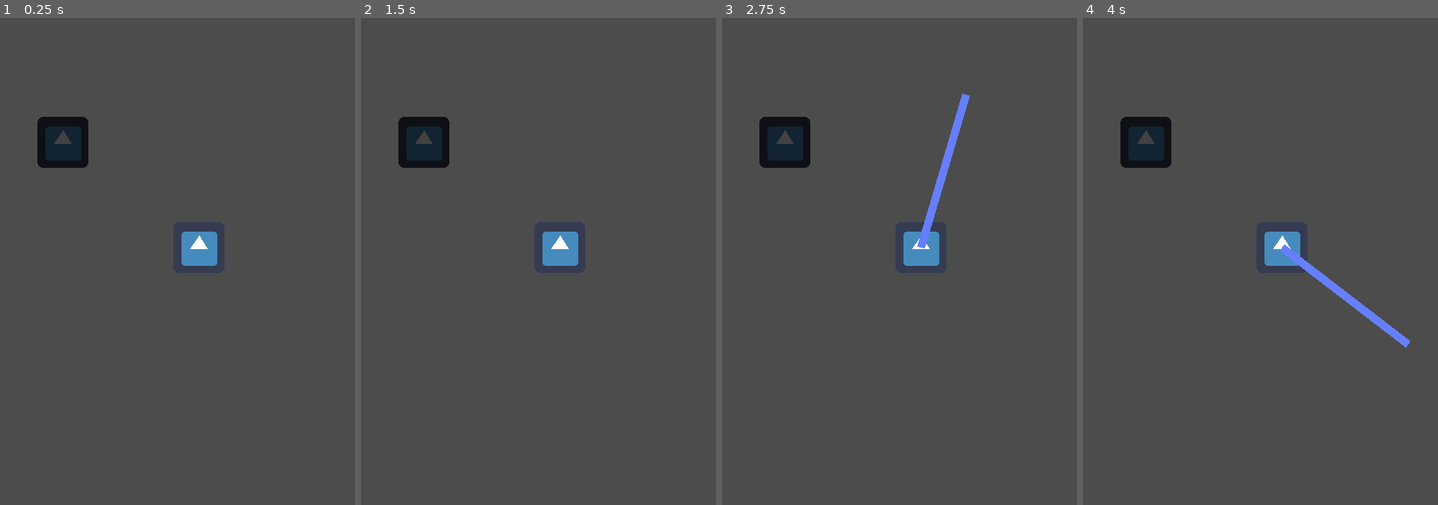
Above: before the commit, frames 1-4 (left to right).
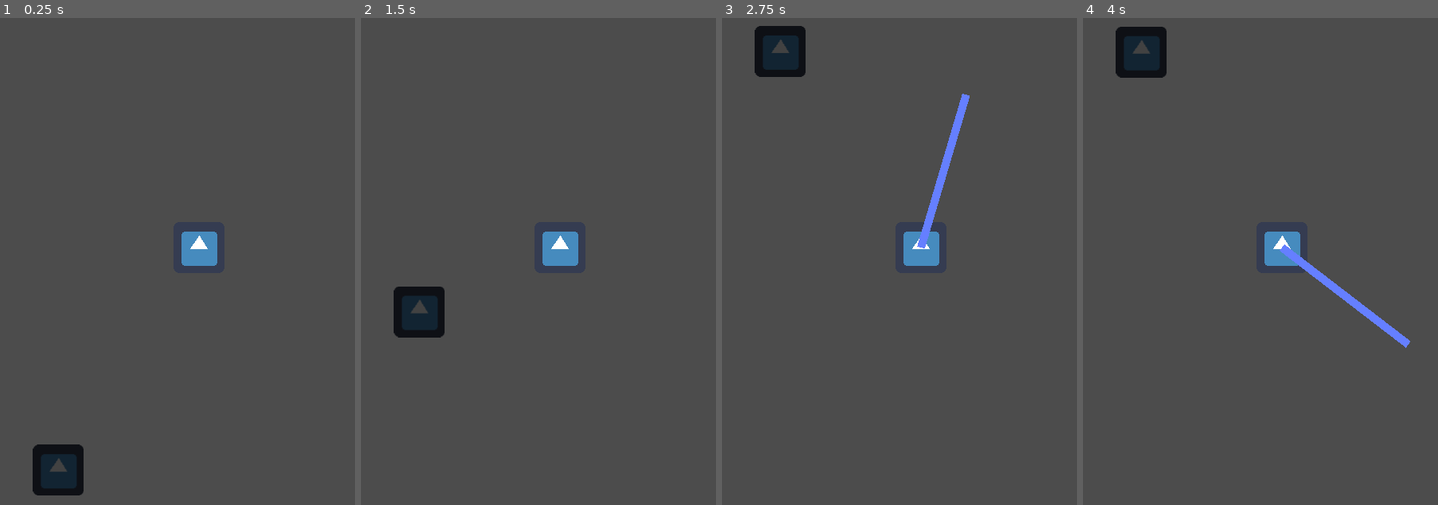
Above: after the commit, the same moments.

Repository: theludovyc/Godot_Potat0sJam6
Game: Godot game, scene res://Scene/Bounce.tscn
Same seed, same stepped clock (60 frames per second), same inputs: the game is played once before the commit and once after it. The engine's default icon, where the game draws it, is replaced by a stand-in: a white triangle on a blue panel in a dark square.
Inputs (mouse positions are in pixels of both pictures, inside the frame that each line leads up to):
- Up to frame 1 (0.25 s): no input
- Up to frame 2 (1.5 s): tap Enter (ui_accept) at 0.5, 0.77 s; move the mouse to (648, 217) at 0.52 s; press the mouse at (648, 217) at 0.53 s; hold Right (ui_right) 0.53-1.28 s; move the mouse to (481, 276) at 1.27 s; release the mouse at (481, 276) at 1.28 s; hold Left (ui_left) from 1.28 s (still down); click (481, 276) at 1.35 s
- Up to frame 3 (2.75 s): tap Enter (ui_accept) at 1.52 s; move the mouse to (959, 110) at 2.02 s; release Left (ui_left) at 2.03 s; press the mouse at (959, 110) at 2.03 s; hold Right (ui_right) from 2.03 s (still down)
- Up to frame 4 (4 s): tap Enter (ui_accept) at 2.75, 3.02, 3.5, 3.77 s; move the mouse to (1260, 368) at 2.77 s; release the mouse at (1260, 368) at 2.78 s; click (1260, 368) at 2.85 s; move the mouse to (1402, 339) at 3.52 s; release Right (ui_right) at 3.53 s; press the mouse at (1402, 339) at 3.53 s; hold Left (ui_left) from 3.53 s (still down)

The runs differ from the first frame. In frame 1, 2.8% of the frame differs, in the area x 9-25%, y 20-99%; in frame 2, 2.8%; in frame 3, 2.8%; in frame 4, 2.8%.

Commit message:
bounce on wall

Diff:
--- a/Scene/Bounce.tscn
+++ b/Scene/Bounce.tscn
@@ -37,5 +37,5 @@
 
 [node name="Sprite" type="Sprite" parent="."]
 modulate = Color( 0.262745, 0.262745, 0.262745, 1 )
-position = Vector2( 74.9533, 73.5391 )
+position = Vector2( 69.2901, 490.732 )
 texture = ExtResource( 1 )
--- a/Scene/Game.tscn
+++ b/Scene/Game.tscn
@@ -6,7 +6,6 @@
 [ext_resource path="res://Script/RaquetteIA.gd" type="Script" id=4]
 [ext_resource path="res://Script/Raquette.gd" type="Script" id=5]
 [ext_resource path="res://Scene/Raquette.tscn" type="PackedScene" id=6]
-
 
 [sub_resource type="RectangleShape2D" id=1]
 extents = Vector2( 32, 32 )
--- a/Script/Balle1.gd
+++ b/Script/Balle1.gd
@@ -4,7 +4,9 @@
 # Declare member variables here. Examples:
 # var a = 2
 # var b = "text"
-const GRAV = 200.0
+const SPEED = 200.0
+
+const GRAV = -0.015
 
 var launch := false
 
@@ -19,6 +21,10 @@
 
 const lineLenght = 200
 
+var vel := Vector2.ZERO
+
+var onGround := false
+
 # Called when the node enters the scene tree for the first time.
 func _ready():
 	pass # Replace with function body.
@@ -26,18 +32,26 @@
 # Called every frame. 'delta' is the elapsed time since the previous frame.
 func _process(delta):
 	if launch:
-		var dir = (get_viewport().get_mouse_position() - parent.vpSize/2.0).normalized() * lineLenght
+		var dir : Vector2 = (get_viewport().get_mouse_position() - parent.vpSize/2.0).normalized()
 
-		lineDir.points[1] = dir
+		var dir1 = dir * lineLenght
 
-		linePower.points[1] = dir * power
+		lineDir.points[1] = dir1
+
+		dir1 *= power
+
+		linePower.points[1] = dir1
 
 		if Input.is_action_pressed("mouse_left"):
 			power = clamp(power + powerInc, 0.0, 1.0)
 
 		if Input.is_action_just_released("mouse_left"):
-#			launch = false
-			pass
+			launch = false
+
+			vel = -dir1.normalized() * 1.5
+
+			lineDir.visible = launch
+			linePower.visible = launch
 
 	if Input.is_action_just_pressed("ui_accept"):
 		launch = !launch
@@ -49,8 +63,22 @@
 #	pass
 
 func _physics_process(delta):
-#	var col = move_and_collide(Vector2(0, GRAV) * delta)
-	pass
+	if !onGround:
+		vel.y -= GRAV
+	elif vel.y > 0.0:
+		vel.y = 0
+
+	printt(onGround, vel)
+
+	var col = move_and_collide(vel * SPEED * delta, false)
+
+	if col != null:
+		if col.normal == Vector2(0, -1):
+			onGround = true
+		else:
+			vel.x = -vel.x
+	else:
+		onGround = false
 
 #func _draw():
 #	draw_line(Vector2.ZERO, dir * power, Color.blue, 4)
Not shown, added: Art/fourrure blanche sans poiles.png.import
